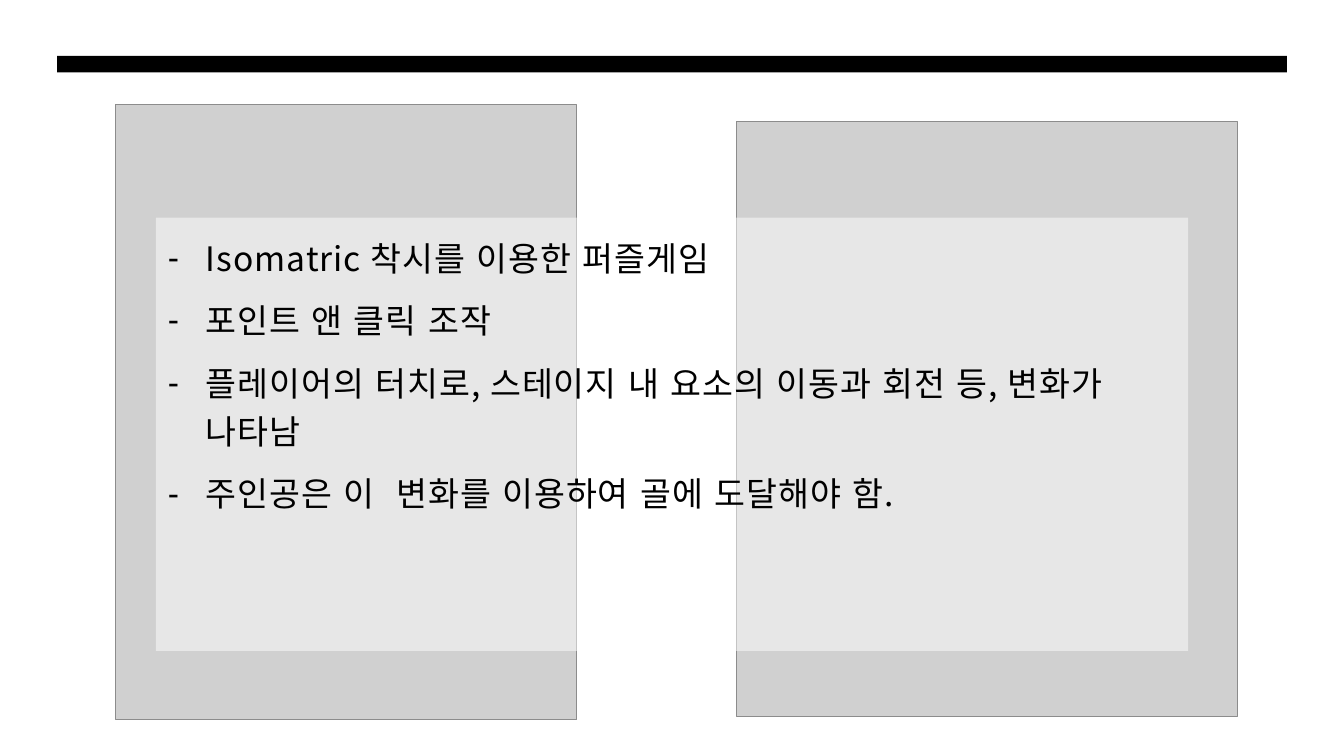
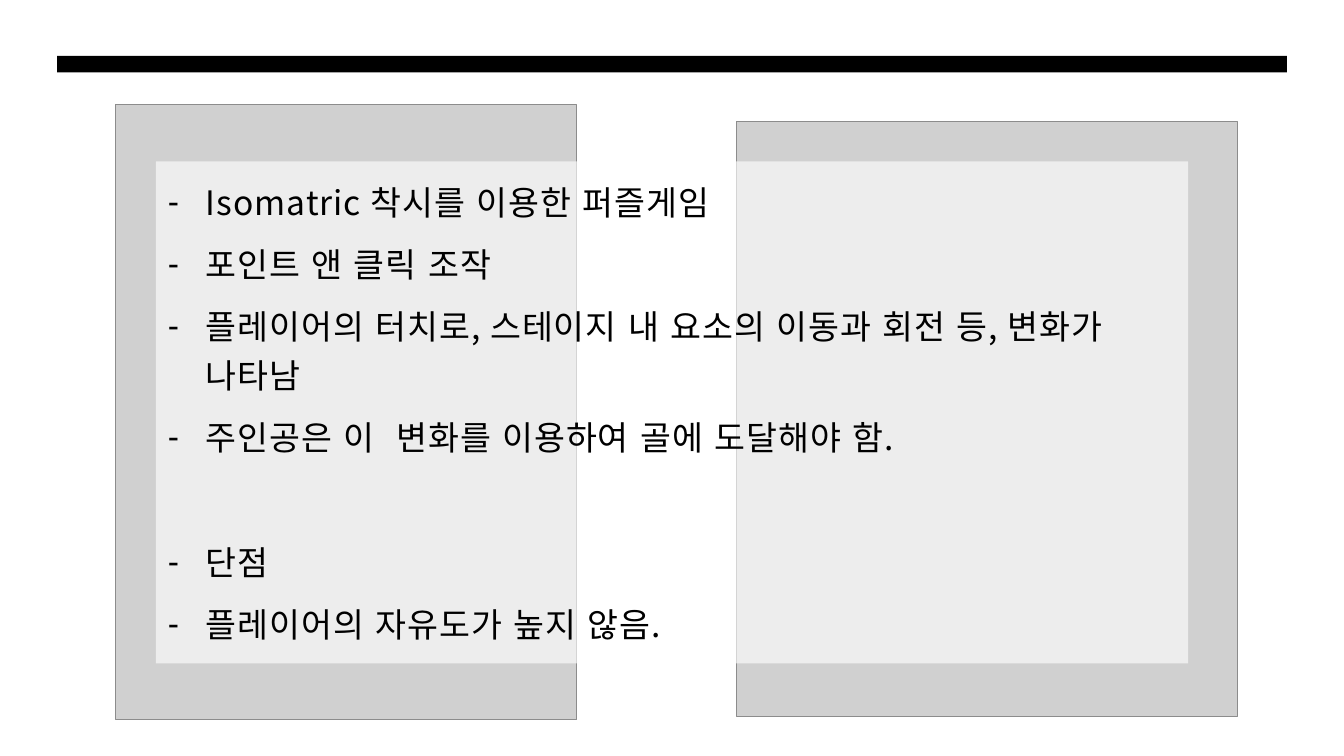
Before and after one commit to sungoo/MobileGameMakerClass_PSU, a slide deck: slide 10 of 6월/박성우_게임사전기획.pptx (slide 6 before the commit). Drawn at 1344x756 pixels with LibreOffice and Linux fonts; fonts in the diff are those of the drawing; grey boxes stand for pictures. Boxes give left, top, right and bottom in pixels: in the first picture for what was removed or moved away, otherwise in the second. Text is boxed around its words. In the diff, an @@ line names an element or a change of style, - is before the commit and + after.

Commit message:
게임사전기획 ppt 수정

```diff
--- a/6월/박성우_게임사전기획.pptx
+++ b/6월/박성우_게임사전기획.pptx
@@ text "Isomatric 착시를 이용한 퍼즐게임": place and size @@
-text "Isomatric 착시를 이용한 퍼즐게임" at (156,218,1189,651)
+text "Isomatric 착시를 이용한 퍼즐게임" at (156,161,1189,663)
@@ text "Isomatric 착시를 이용한 퍼즐게임" at (156,161,1189,663): fill #FFFFFF at 49% opacity to #FFFFFF at 63% opacity @@
@@ text at (206,547,661,640): paragraphs added @@
+– 단점
+– 플레이어의 자유도가 높지 않음.
```
Also in this commit, not shown: 3 other slides changed, 4 slides added.
